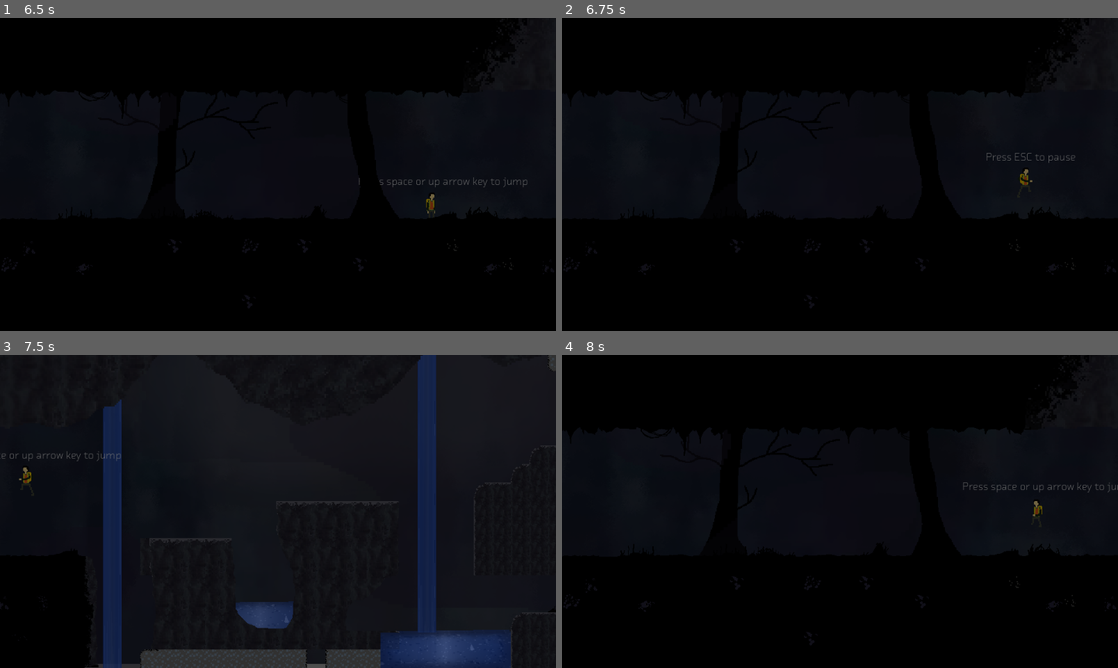
Above: before the commit, frames 1-4 (two rows, left to right).
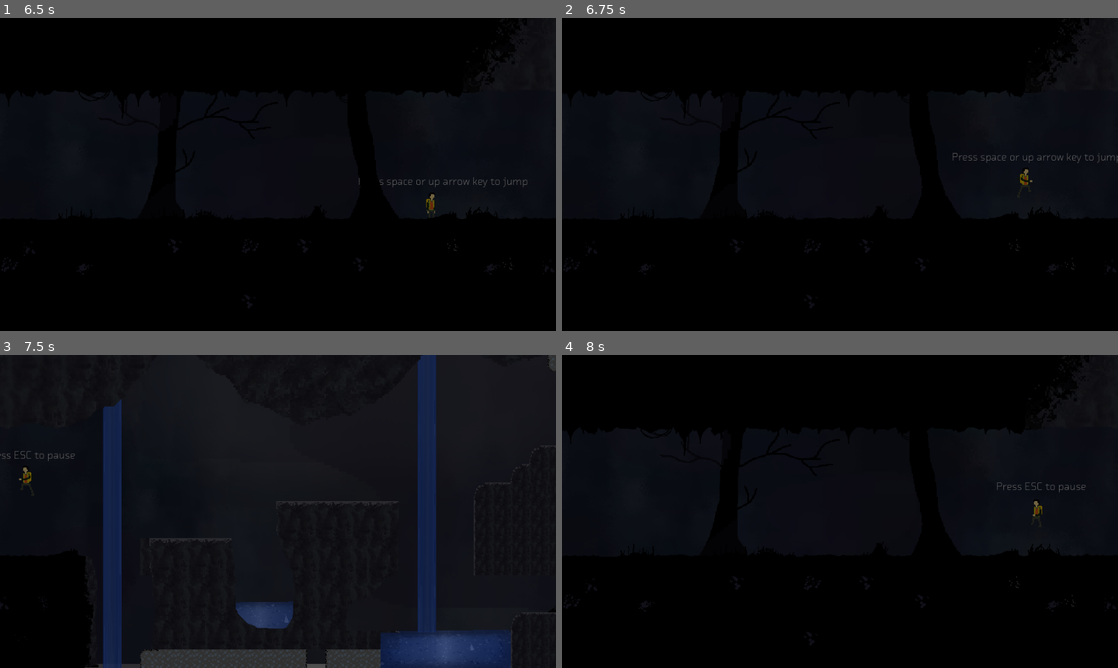
Above: after the commit, the same moments.

Repository: The-Spark-Industries/spark-energy
Game: Godot game, scene res://Master Scenes/titleScreen.tscn
The game is run twice, just before and just after one commit, with the same random seed, the same clock (stepped at 60 frames per second) and the same inputs. The engine's default icon, where the game draws it, is replaced by a stand-in: a white triangle on a blue panel in a dark square.
Inputs:
- Up to frame 1 (6.5 s): click "Start" at 0.5 s; tap Enter (ui_accept) at 1.25 s; hold E (e) 1.28-2.03 s; hold Right (ui_right) 1.28-2.78 s; tap Space (jump) at 1.52, 1.82, 2.27, 2.3, 2.57, 3.77, 4.07, 4.52, 4.55, 4.82, 5, 5.27, 5.57 s; tap Q (q) at 1.55, 2.1, 3.8 s; hold Left (ui_left) 2.78-3.53 s; hold Space (jump) 2.78-3.53 s; tap E (e) at 3.05, 3.6, 5.1 s; hold Right (ui_right) 3.53-5.03 s; hold Q (q) 4.28-5.03 s; tap Escape (pause) at 4.9 s; hold Left (ui_left) 5.03-5.75 s; click "Resume" at 5.75 s
- Up to frame 2 (6.75 s): tap Space (jump) at 6.5 s; hold Right (ui_right) from 6.53 s (still down); hold Q (q) from 6.53 s (still down)
- Up to frame 3 (7.5 s): tap Space (jump) at 7.25, 7.35 s; release Right (ui_right) at 7.28 s; release Q (q) at 7.28 s; hold Left (ui_left) from 7.28 s (still down)
- Up to frame 4 (8 s): keep holding Left (ui_left); tap Space (jump) at 7.52, 7.82 s

Frame 1 is identical in both runs. In frame 2, 0.2% of the frame differs, in the area x 70-100%, y 43-47%; in frame 3, 0.1%; in frame 4, 0.2%.

Commit message:
Slight updates to tutorialchecker

Diff:
--- a/Scripts/Player.gd
+++ b/Scripts/Player.gd
@@ -54,6 +54,7 @@
 
 func _ready() -> void:
 	$playerprompt.theme=load("res://Assets/Visual/Lingua.tres")
+	Global.tutorialchecker = 0
 	set_meta("tag", "player")
 	floor_snap_length = 24.0
 	floor_stop_on_slope = true
@@ -86,33 +87,36 @@
 		$playerprompt.theme=load("res://Assets/Visual/Receipt.tres")
 
 	pass
+	print (Global.tutorialchecker, Global.jumpcounter)
 
 	#moving the player prompt
 	if Input.is_action_just_pressed("ui_left") or Input.is_action_just_pressed("ui_right"):
-		if (Global.runprompt == true):
+		if (Global.tutorialchecker == 0):
 			await get_tree().create_timer(3.5).timeout
-			Global.runprompt = false
-			Global.jumpprompt = true
-
-	print (Global.runprompt, Global.jumpprompt, Global.pauseprompt)
+			Global.tutorialchecker = 1
+
 
 	#prompt decider
-	if (Global.runprompt==true):
+	if (Global.tutorialchecker == 0):
 		$playerprompt.text = "Use arrow keys or a/d to move"
-		Global.jumpprompt=false
-		Global.pauseprompt= false
-	else:
+
+	if (Global.tutorialchecker == 1):
+		$playerprompt.text = "Press space or up arrow key to jump"
+
+	if (Global.tutorialchecker == 2):
+		$playerprompt.text = "             Press ESC to pause"
+
+
+	if (Input.is_action_just_pressed("ui_up") or Input.is_action_just_pressed("jump")) and (Global.tutorialchecker==1):
+		Global.jumpcounter+=1
+
+
+	if (Global.jumpcounter ==3):
+		Global.tutorialchecker=2
+
+	if (Input.is_action_just_pressed("pause")) and (Global.tutorialchecker==2):
 		$playerprompt.text = ""
-
-
-
-	if (Global.jumpprompt==true):
-		$playerprompt.text = "Press space or up arrow key to jump"
-	else:
-		if (Global.pauseprompt==true):
-			#await get_tree().create_timer(3.0).timeout
-			$playerprompt.text = "             Press ESC to pause"
-			Global.pauseprompt==false
+		Global.tutorialchecker=3
 
 
 	if (Global.laddermode==true):
@@ -173,6 +177,7 @@
 			# Variable Jump Height [cite: 6]
 			if (Input.is_action_just_released("jump") or Input.is_action_just_released("ui_up")):
 				if (Global.laddermode==false):
+
 					velocity.y *= JUMP_CUT_MULTIPLIER
 
 			_apply_run_logic(direction, delta)
@@ -213,12 +218,10 @@
 
 		States.IDLE:
 			if Input.is_action_just_pressed("jump") or Input.is_action_just_pressed("ui_up") or (Time.get_ticks_msec() - last_jump_queue_msec < JUMP_BUFFER_MS):
-				if (Global.laddermode==false):
-					Global.jumpprompt = false
-					Global.pauseprompt= true
-					state = States.JUMP
-					_coyote_jump_available = false
-					last_jump_queue_msec = 0
+
+				state = States.JUMP
+				_coyote_jump_available = false
+				last_jump_queue_msec = 0
 			else:
 				_apply_run_logic(direction, delta)
 				if sprite:
--- a/Scripts/global.gd
+++ b/Scripts/global.gd
@@ -29,12 +29,9 @@
 
 var turboMode: bool = false
 
-
-var runprompt: bool = true
-
-var jumpprompt: bool = true
-
-var pauseprompt: bool = true
+var tutorialchecker: int = 0
+
+var jumpcounter : int =0
 
 func _ready() -> void:
 	load_game()
--- a/Scripts/pause_menu.gd
+++ b/Scripts/pause_menu.gd
@@ -51,7 +51,9 @@
 func _on_quit_pressed() -> void:
 	get_tree().paused = false
 	get_tree().change_scene_to_file("res://Master Scenes/titleScreen.tscn")
-	#Global.runprompt = true
+
+	Global.tutorialchecker = 0
+	Global.jumpcounter = 0
 
 func _on_back_button_pressed() -> void:
 	oM.visible=false
@@ -81,6 +83,10 @@
 
 func _on_reset_level_button_pressed() -> void:
 	var scene_path := ""
+
+	Global.tutorialchecker = 0
+	Global.jumpcounter = 0
+
 	if get_tree().current_scene:
 		scene_path = get_tree().current_scene.scene_file_path
 
Not shown, changed: Assets/.DS_Store
